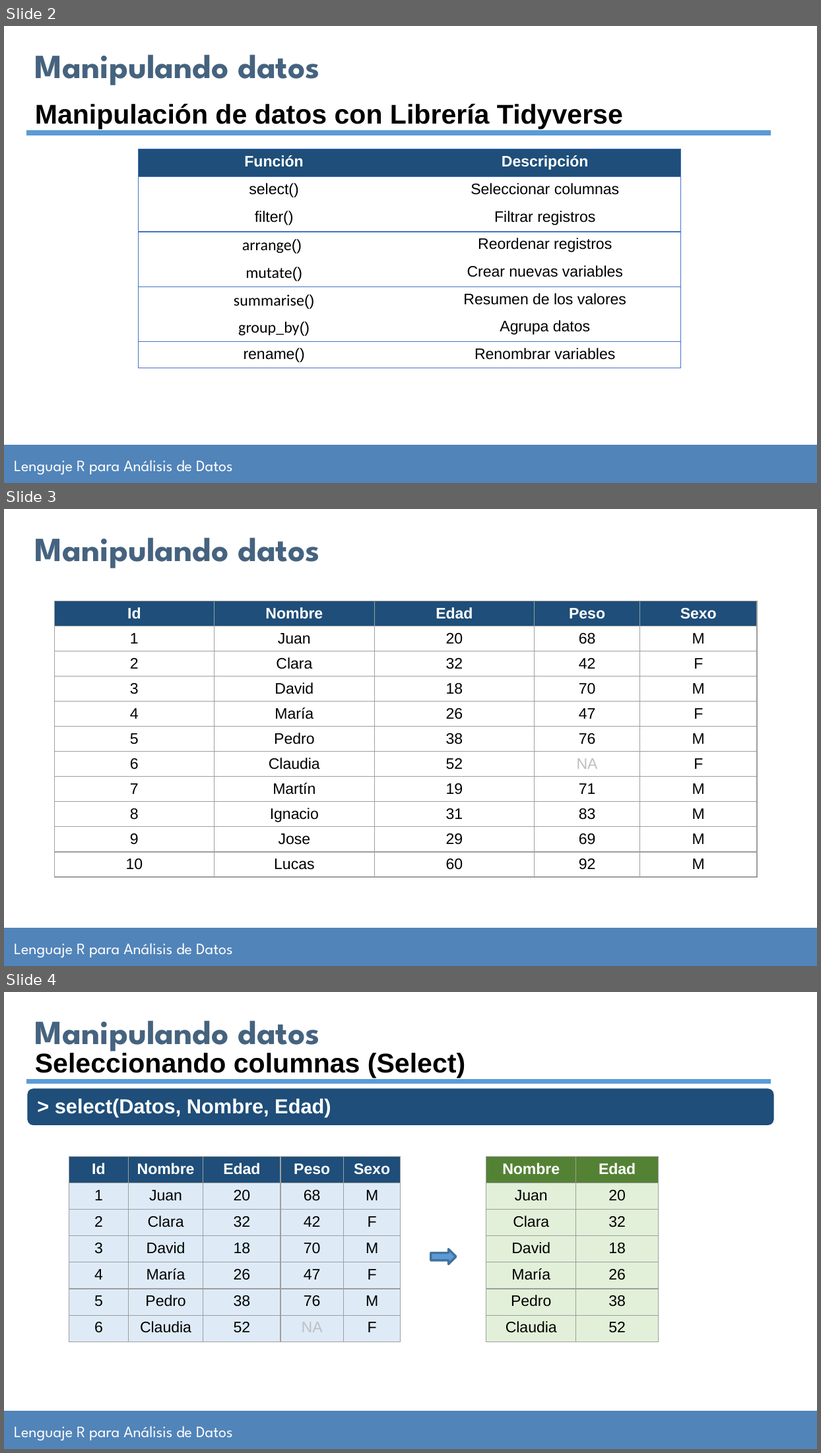
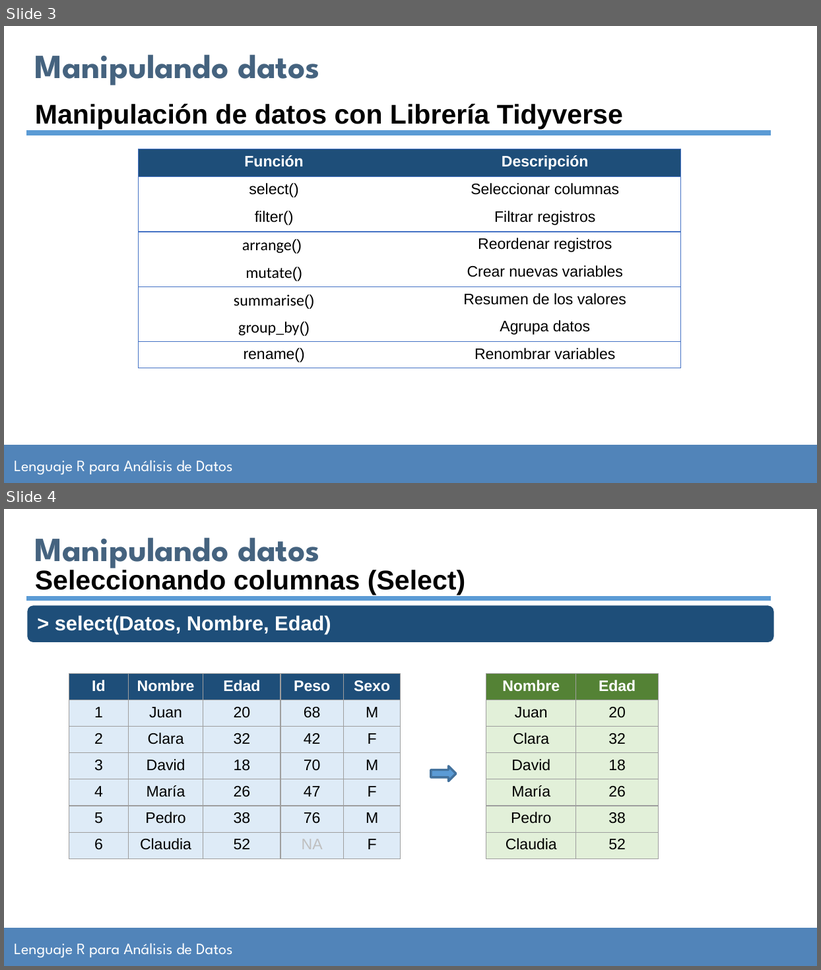
Before and after one commit to jsgarriga/curso-analisis-datos-r, a slide deck: Clase 5-ADR-06-09-2023/ManualAlumnoR_clase5.pptx. Shown one above the other, each under a label of ours: slides 2, 3 and 4 before the commit, slides 3 and 4 after it. The pictures are 821x1453 and 821x970 pixels, drawn with LibreOffice and Linux fonts; fonts in the diff are those of the drawing; background and template pictures are left out. Boxes give left, top, right and bottom in pixels: in the first picture for what was removed or moved away, otherwise in the second. Text is boxed around its words. In the diff, an @@ line names an element or a change of style, - is before the commit and + after.

```diff
--- a/Clase 5-ADR-06-09-2023/ManualAlumnoR_clase5.pptx
+++ b/Clase 5-ADR-06-09-2023/ManualAlumnoR_clase5.pptx
@@ slide 3 removed at <box>4,509,817,966</box>, background #FFFFFF; not listed: 2 template elements that a slide beside it also shows @@
@@ text removed at <box>35,537,320,568</box> @@
-Manipulando datos
@@ table removed at <box>54,601,758,892</box>, 11 rows, 5 columns @@
-Id | Nombre | Edad | Peso | Sexo
-1 | Juan | 20 | 68 | M
-2 | Clara | 32 | 42 | F
-3 | David | 18 | 70 | M
-4 | María | 26 | 47 | F
-5 | Pedro | 38 | 76 | M
-6 | Claudia | 52 | NA | F
-7 | Martín | 19 | 71 | M
-8 | Ignacio | 31 | 83 | M
-9 | Jose | 29 | 69 | M
-10 | Lucas | 60 | 92 | M
@@ what was slide 2 is now slide 3 @@
```
Also in this commit, not shown: 1 slide changed, 2 slides added, 4 other slides removed.
